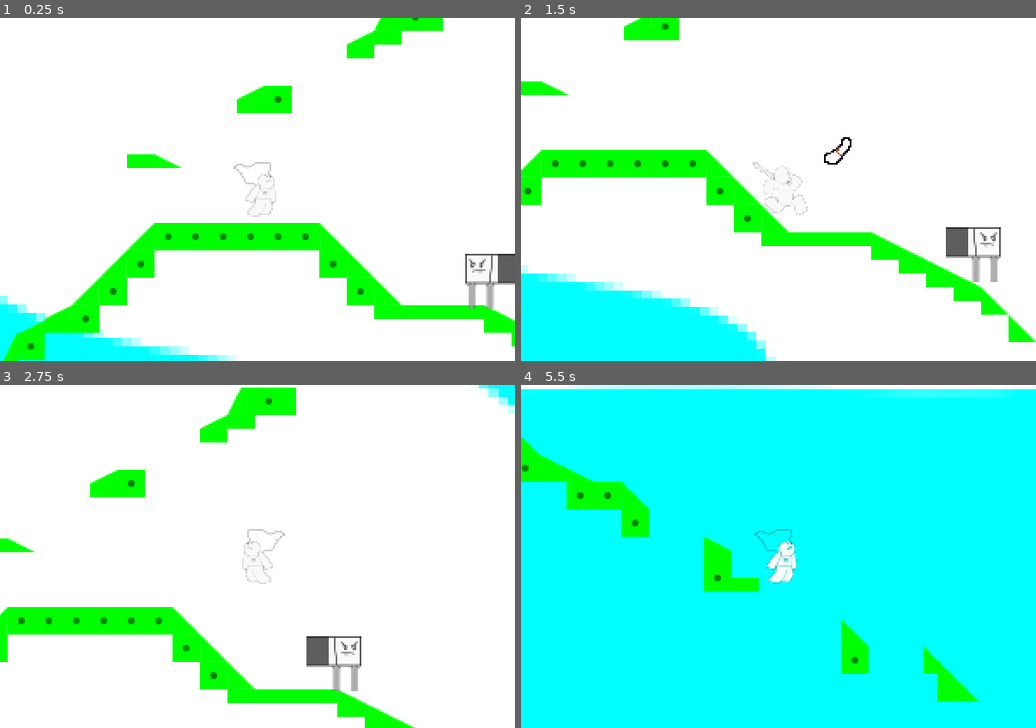
Above: before the commit, frames 1-4 (two rows, left to right).
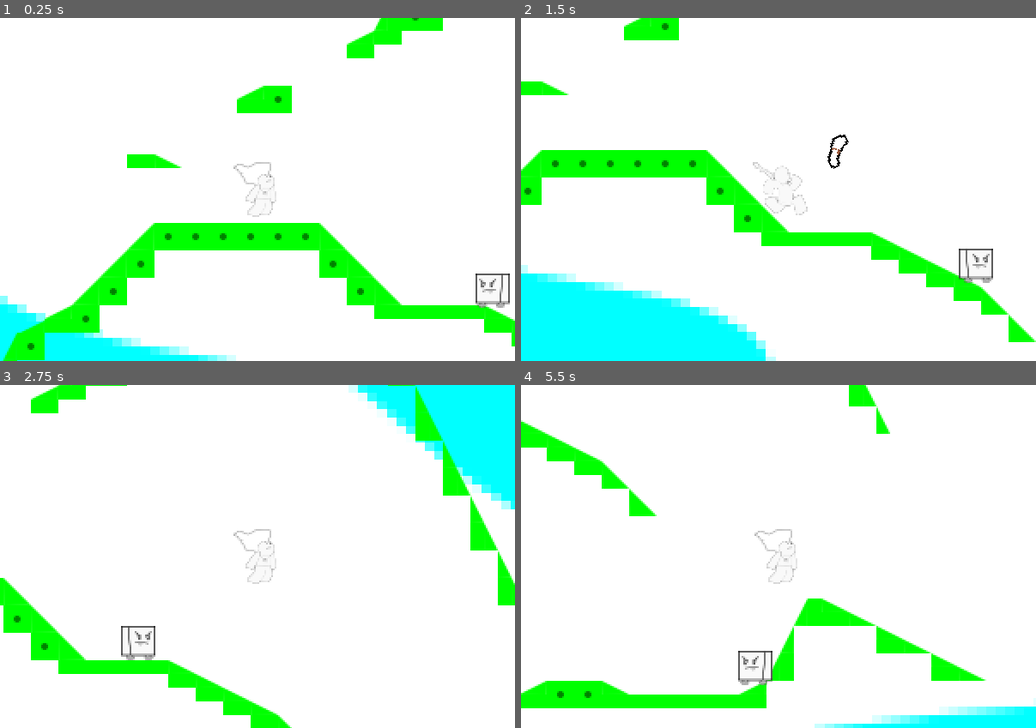
Above: after the commit, the same moments.

Repository: Sethoods/Tie-Dye
Game: Godot game, scene res://scenes/mylevel.tscn
The game is run twice, just before and just after one commit, with the same random seed, the same clock (stepped at 60 frames per second) and the same inputs.
Inputs:
- Up to frame 1 (0.25 s): no input
- Up to frame 2 (1.5 s): hold Right (move_right) from 0.53 s (still down); tap Down (crouch) at 0.6 s; tap Space (jump) at 0.77 s; tap Shift (shoot) at 1.35 s
- Up to frame 3 (2.75 s): tap Space (jump) at 1.52 s; release Right (move_right) at 2.03 s; hold Left (move_left) from 2.03 s (still down); tap Down (crouch) at 2.1 s
- Up to frame 4 (5.5 s): release Left (move_left) at 2.78 s; hold Right (move_right) 2.78-4.28 s; tap Shift (shoot) at 2.85, 4.35 s; tap Space (jump) at 3.02, 3.77, 4.52 s; tap Down (crouch) at 3.6, 5.1 s; hold Left (move_left) 4.28-5.03 s; hold Right (move_right) from 5.03 s (still down)

The runs differ from the first frame. In frame 1, 0.9% of the frame differs, in the area x 90-100%, y 68-85%; in frame 2, 1.1%; in frame 3, 20%; in frame 4, 98%, in the area x 0-100%, y 0-100%.

Commit message:
rotation papel

Diff:
--- a/untitled-new-/scenes/boksy.tscn
+++ b/untitled-new-/scenes/boksy.tscn
@@ -1,18 +1,14 @@
-[gd_scene load_steps=8 format=3 uid="uid://d32tobrlt6vxl"]
+[gd_scene load_steps=7 format=3 uid="uid://d32tobrlt6vxl"]
 
 [ext_resource type="Texture2D" uid="uid://dyjwr73f6073h" path="res://art/test enem.svg" id="1_ja1ip"]
 [ext_resource type="Script" uid="uid://bgim08b6pcpp3" path="res://scripts/boksy.gd" id="1_u7pnd"]
 [ext_resource type="Script" uid="uid://5i4evj51e732" path="res://scripts/ray_cast_forward.gd" id="3_llj3d"]
 
-[sub_resource type="AtlasTexture" id="AtlasTexture_u7pnd"]
-atlas = ExtResource("1_ja1ip")
-region = Rect2(0, 0, 32, 32)
-
 [sub_resource type="SpriteFrames" id="SpriteFrames_llj3d"]
 animations = [{
 "frames": [{
 "duration": 1.0,
-"texture": SubResource("AtlasTexture_u7pnd")
+"texture": ExtResource("1_ja1ip")
 }],
 "loop": true,
 "name": &"default",
@@ -20,10 +16,11 @@
 }]
 
 [sub_resource type="CapsuleShape2D" id="CapsuleShape2D_u7pnd"]
-radius = 13.0
+radius = 9.0
+height = 20.0
 
 [sub_resource type="RectangleShape2D" id="RectangleShape2D_llj3d"]
-size = Vector2(30, 26)
+size = Vector2(20, 18)
 
 [node name="boksy" type="CharacterBody2D"]
 collision_layer = 4
@@ -45,7 +42,7 @@
 collision_mask = 6
 
 [node name="Unique" type="CollisionShape2D" parent="EvP collision"]
-position = Vector2(0, -3)
+position = Vector2(0, -1)
 shape = SubResource("RectangleShape2D_llj3d")
 
 [connection signal="area_entered" from="EvP collision" to="." method="_on_ev_p_collision_area_entered"]
--- a/untitled-new-/scenes/p1.tscn
+++ b/untitled-new-/scenes/p1.tscn
@@ -114,7 +114,7 @@
 collision_layer = 2
 collision_mask = 6
 
-[node name="CollisionShape2D" type="CollisionShape2D" parent="PvE collision"]
+[node name="Collision normal" type="CollisionShape2D" parent="PvE collision"]
 position = Vector2(2, 1)
 shape = SubResource("CapsuleShape2D_6u33n")
 
--- a/untitled-new-/scripts/boksy.gd
+++ b/untitled-new-/scripts/boksy.gd
@@ -17,7 +17,7 @@
 
 		var ahead_cell = tilemap.local_to_map(global_position + Vector2(direction * 8, 0))
 
-		for i in range(0,3):
+		for i in range(0,4):
 				if tilemap.get_cell_source_id(ahead_cell + Vector2i(0, i)) != -1:
 					counter = true
 					#print(str(counter) + ", air below infront")
@@ -45,7 +45,7 @@
 
 	print("collided with", area)
 	var enemshape : Shape2D=  $"EvP collision/Unique".shape
-	var pshape : Shape2D =area.get_node("CollisionShape2D").shape
+	var pshape : Shape2D =area.get_node("Collision normal").shape
 
 	var enem_top : float = global_position.y - enemshape.size.y / 2
 	var player_bottom: float = area.global_position.y + (pshape.height + pshape.radius * 2) / 2
--- a/untitled-new-/scripts/p_1.gd
+++ b/untitled-new-/scripts/p_1.gd
@@ -46,7 +46,7 @@
 	if not area.is_in_group("Enemy Hitboxes"):
 		return
 
-	var pshape : Shape2D = $"PvE collision/CollisionShape2D".shape
+	var pshape : Shape2D = $"PvE collision/Collision normal".shape
 	var enemshape : Shape2D= area.get_node("Unique").shape
 
 	var enem_top : float = global_position.y - enemshape.size.y / 2
@@ -63,19 +63,20 @@
 	else:
 		print("slide")
 
+func _input(event: InputEvent) -> void:
+	if event:
+		pass
+
 func _physics_process(delta: float) -> void:
 	floor_snap_length = 30 if rolling else 5
 	floor_max_angle = PI/2.1
+
+	#var recent_input :=
 
 	# Add the gravity.
 	if not is_on_floor():
 		velocity += get_gravity() * delta
 		velocity.x -= velocity.x/10*delta
-
-	#if Input.is_action_pressed("accelerate"):
-	#	accel += RATE_GROWTH_ACCEL*delta
-	#else:
-	#	accel = move_toward(accel, 0, RATE_GROWTH_ACCEL*100*delta)
 
 	accel = clamp(accel, MIN_ACCEL, MAX_ACCEL)
 	# Get the input direction and handle the movement/deceleration.
--- a/untitled-new-/scripts/paper.gd
+++ b/untitled-new-/scripts/paper.gd
@@ -19,6 +19,7 @@
 func _process(delta: float) -> void:
 	velocity.y += gravity/2 * delta
 	position += velocity * delta
+	rotation += 20 * delta
 
 
 func _on_timer_timeout() -> void:
